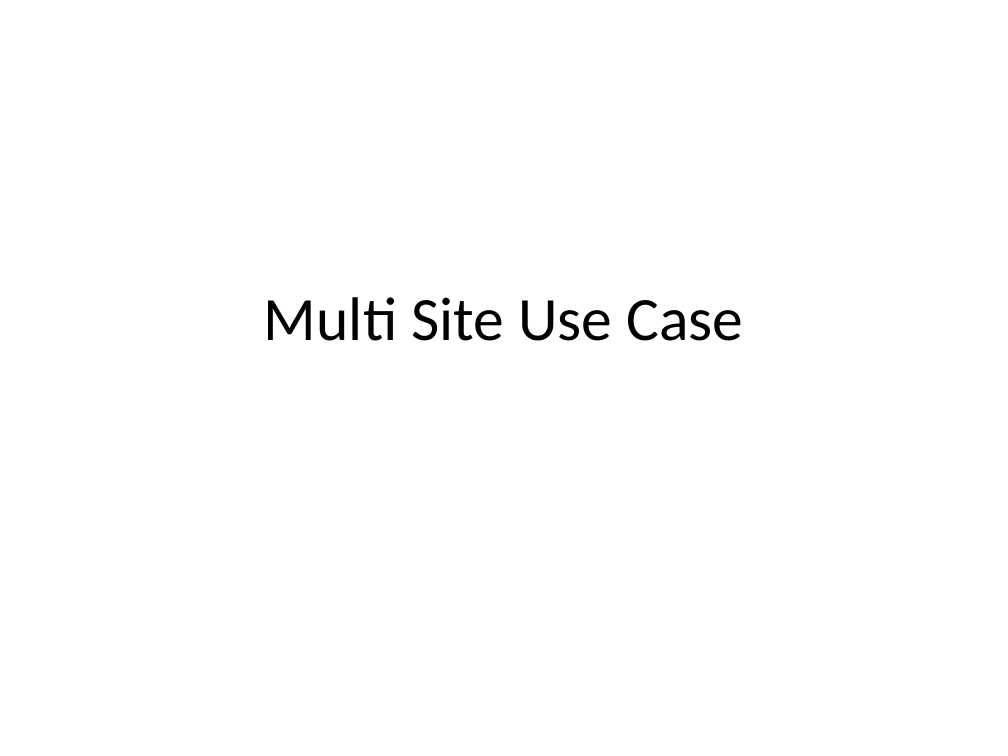
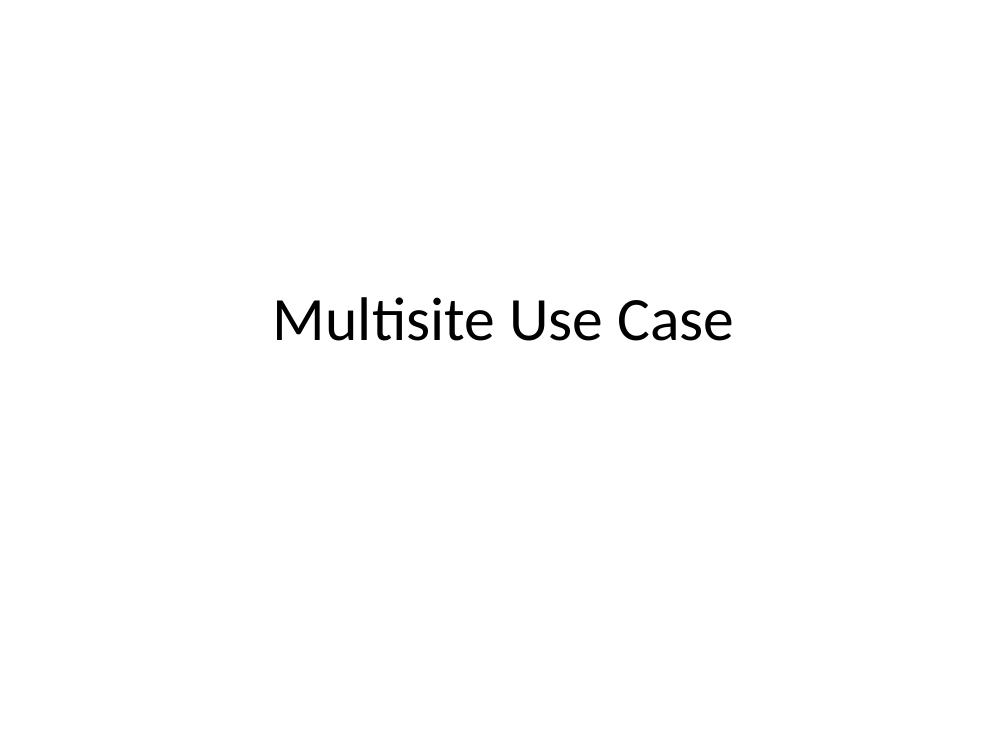
Before and after one commit to NCIP/c3pr-docs, a slide deck: slide 1 of documentation/design/MultiSite-ppt.ppt. Drawn at 1008x756 pixels with LibreOffice and Linux fonts; fonts in the diff are those of the drawing. Boxes give left, top, right and bottom in pixels: in the first picture for what was removed or moved away, otherwise in the second. Text is boxed around its words. In the diff, an @@ line names an element or a change of style, - is before the commit and + after.

```diff
--- a/documentation/design/MultiSite-ppt.ppt
+++ b/documentation/design/MultiSite-ppt.ppt
@@ title at (x1=273, y1=297, x2=734, y2=341): text changed @@
-Multi Site Use Case
+Multisite Use Case
```
Also in this commit, not shown: 6 other slides changed, 2 slides added, 21 slides removed, 1 other file.
